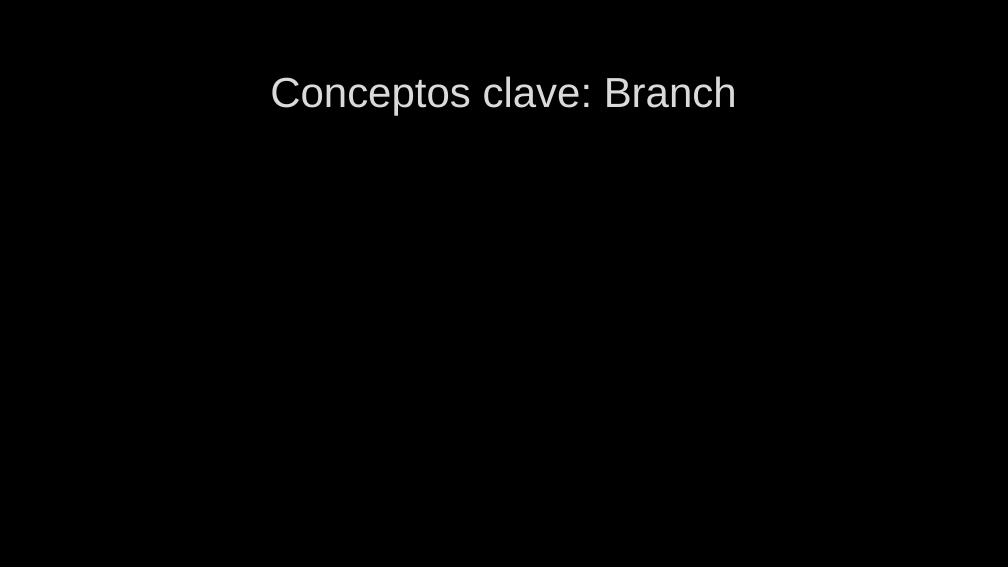
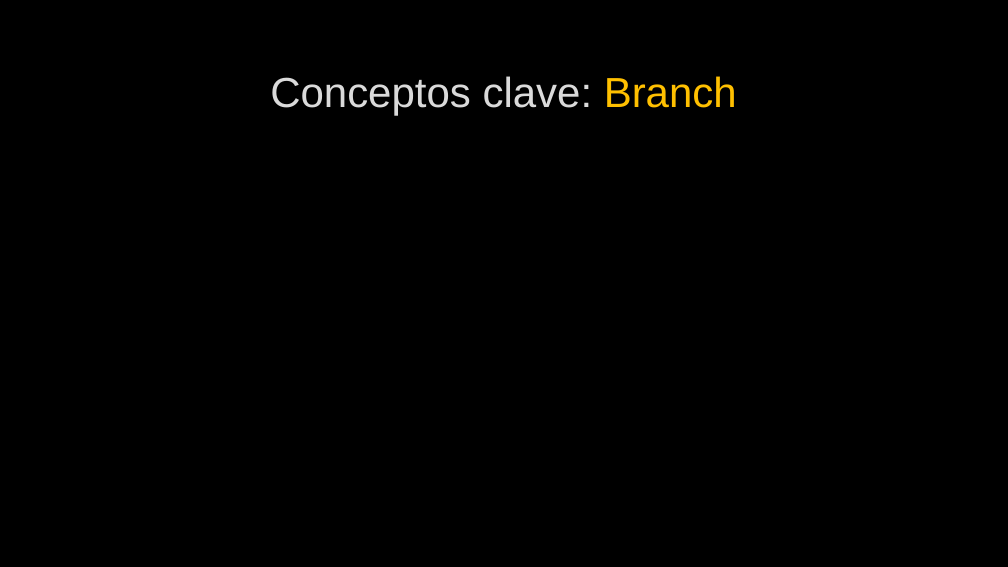
Before and after one commit to Shisah/GitGud2, a slide deck: slide 9 of Presentation/Git Gud 2.pptx (slide 8 before the commit). Drawn at 1008x567 pixels with LibreOffice and Linux fonts; fonts in the diff are those of the drawing; background and template pictures are left out. Boxes give left, top, right and bottom in pixels: in the first picture for what was removed or moved away, otherwise in the second. Text is boxed around its words. In the diff, an @@ line names an element or a change of style, - is before the commit and + after.

Commit message:
Agregados conceptos hasta portada de branch

```diff
--- a/Presentation/Git Gud 2.pptx
+++ b/Presentation/Git Gud 2.pptx
@@ title "Conceptos clave: Branch" at [270, 76, 737, 115]: text colour #DADADA to #FFC000 in "Branch" @@
```
Also in this commit, not shown: 3 other slides changed, 1 slide added.
